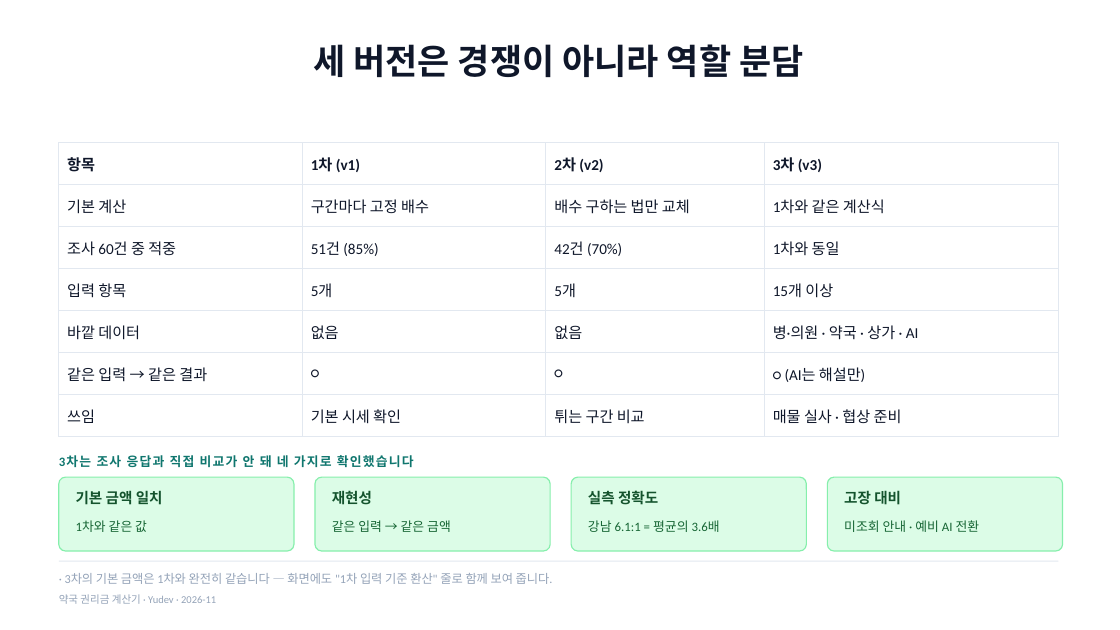
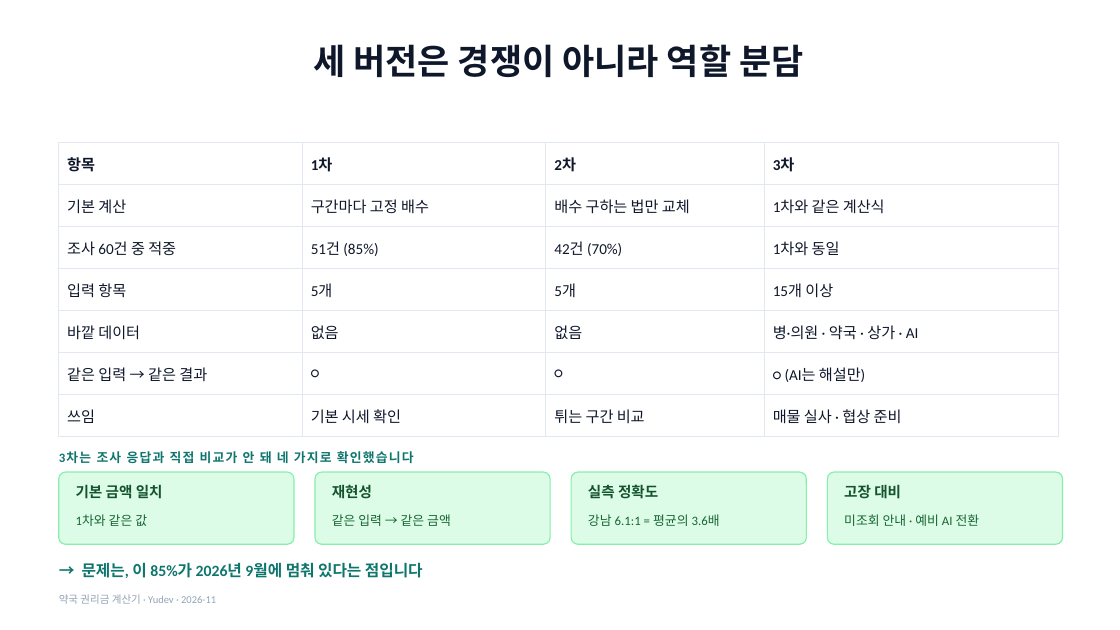
Before and after one commit to YUSEONCHUN/calculating, a slide deck: slide 20 of doc/slides/권리금계산기_프로젝트.pptx (slide 17 before the commit). Drawn at 1120x630 pixels with LibreOffice and Linux fonts; fonts in the diff are those of the drawing. Boxes give left, top, right and bottom in pixels: in the first picture for what was removed or moved away, otherwise in the second. Text is boxed around its words. In the diff, an @@ line names an element or a change of style, - is before the commit and + after.

```diff
--- a/doc/slides/권리금계산기_프로젝트.pptx
+++ b/doc/slides/권리금계산기_프로젝트.pptx
@@ table at (59, 143, 1059, 428) @@
-row 1: 항목 | 1차 (v1) | 2차 (v2) | 3차 (v3)
+row 1: 항목 | 1차 | 2차 | 3차
@@ 9 texts, 4 rounded rectangles: place and size @@
-9 texts, 4 rounded rectangles at (59, 455, 1063, 551)
+9 texts, 4 rounded rectangles at (59, 451, 1063, 544)
@@ proportions changed in 4 elements at (59, 472, 294, 544), (315, 472, 550, 544), (571, 472, 807, 544), (828, 472, 1063, 544) @@
@@ line removed from (59, 561) to (1059, 561) @@
@@ text added at (82, 562, 423, 578), 13.5 pt, text #0F766E, bold @@
+→ 문제는, 이 85%가 2026년 9월에 멈춰 있다는 점입니다
@@ text removed at (65, 573, 553, 584) @@
-· 3차의 기본 금액은 1차와 완전히 같습니다 — 화면에도 "1차 입력 기준 환산" 줄로 함께 보여 줍니다.
```
Also in this commit, not shown: 20 other slides changed, 5 slides added, 1 slide removed, 5 other files.
